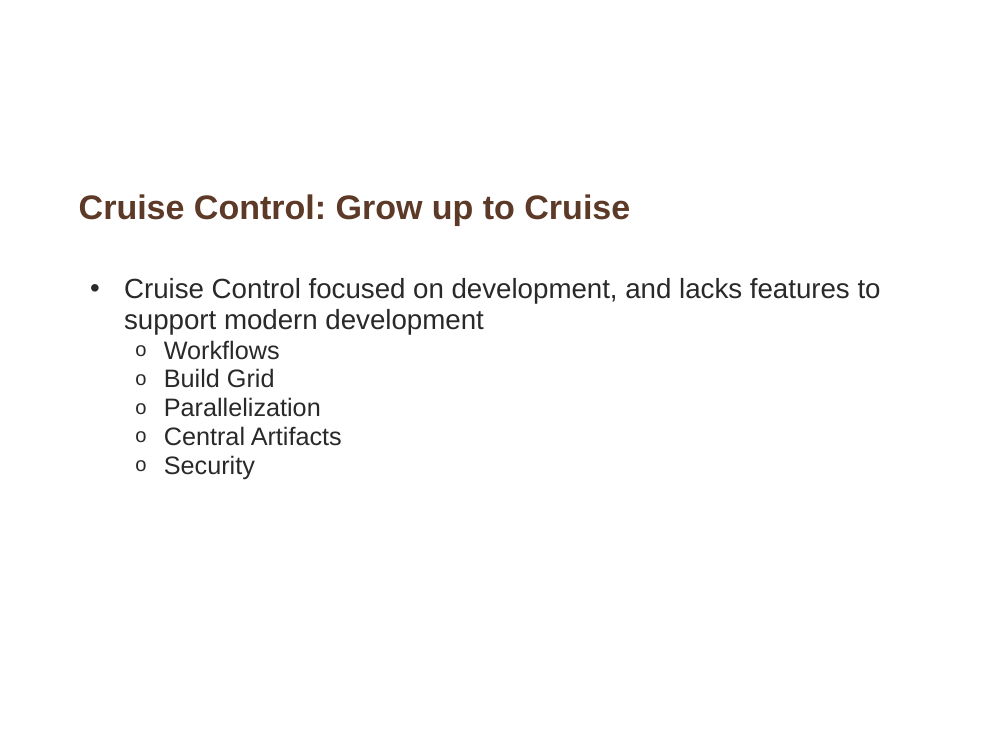
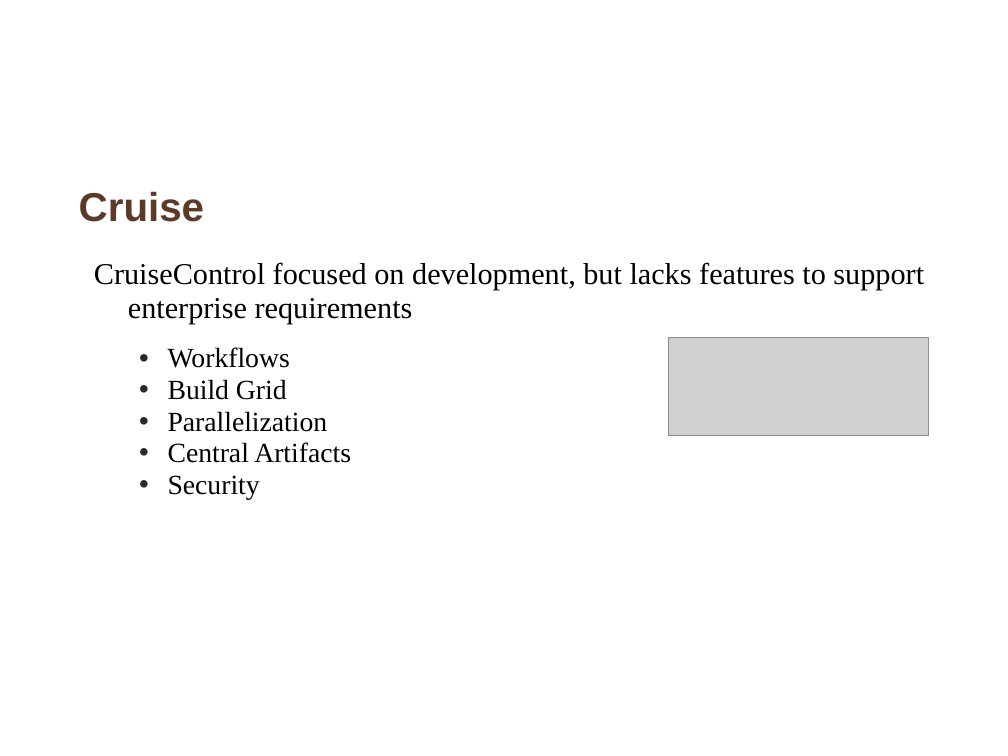
Before and after one commit to whimet/cruisetraining, a slide deck: slide 15 of Introduction_continuous_integration.ppt (slide 12 before the commit). Drawn at 1008x756 pixels with LibreOffice and Linux fonts; fonts in the diff are those of the drawing; grey boxes stand for pictures; background and template pictures are left out. Boxes give left, top, right and bottom in pixels: in the first picture for what was removed or moved away, otherwise in the second. Text is boxed around its words. In the diff, an @@ line names an element or a change of style, - is before the commit and + after.

```diff
--- a/Introduction_continuous_integration.ppt
+++ b/Introduction_continuous_integration.ppt
@@ title at [79,191,204,222]: text changed; size 27 to 32 pt @@
-Cruise Control: Grow up to Cruise
+Cruise
@@ text "CruiseControl focused on development, but ...": place and size @@
-text "CruiseControl focused on development, but ..." at [124,278,881,479]
+text "CruiseControl focused on development, but ..." at [94,262,924,499]
@@ text at [94,262,924,324]: text changed; size 22 to 24 pt; font Arial to Times New Roman; text colour #292929 to #000000 @@
-  • Cruise Control focused on development, and lacks features to support modern development
+  CruiseControl focused on development, but lacks features to support enterprise requirements
@@ text at [168,347,351,499]: size 20 to 22 pt, font Arial to Times New Roman, text colour #292929 to #000000 in "Workflows", "Build Grid", "Parallelization", "Central Artifacts" and 1 more places; bullet o to • @@
@@ picture added at [669,338,928,435] @@
```
Also in this commit, not shown: 1 other slide changed, 11 slides added, 9 slides removed.
